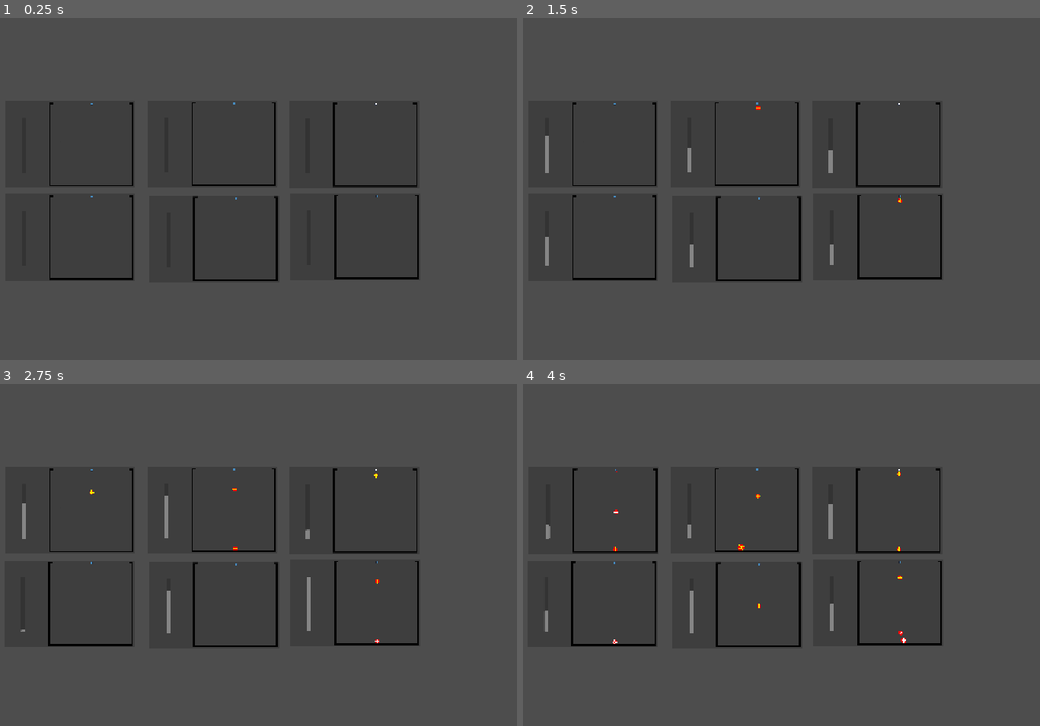
Above: before the commit, frames 1-4 (two rows, left to right).
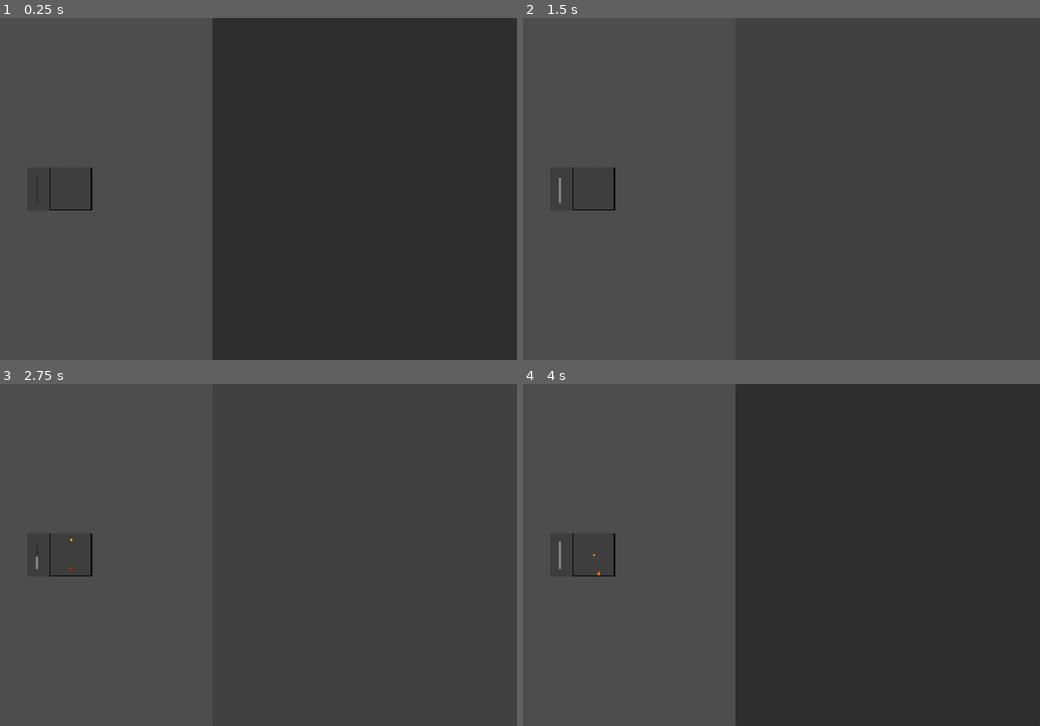
Above: after the commit, the same moments.

Repository: Alpagateau/GCC_GrowingBall
Game: Godot game, scene res://main.tscn
Two runs of this game, one before a commit and one after it. Both use one fixed random seed, a clock stepped at 60 frames per second and the inputs below. The engine's default icon, where the game draws it, is replaced by a stand-in: a white triangle on a blue panel in a dark square.
Inputs (mouse positions are in pixels of both pictures, inside the frame that each line leads up to):
- Up to frame 1 (0.25 s): no input
- Up to frame 2 (1.5 s): click (890, 189) at 0.52 s; click (890, 189) at 1.27 s
- Up to frame 3 (2.75 s): click (367, 555) at 2.02 s
- Up to frame 4 (4 s): move the mouse to (869, 537) at 2.77 s; click (869, 537) at 2.85 s; move the mouse to (616, 572) at 3.52 s; click (616, 572) at 3.6 s

The runs differ from the first frame. In frame 1, 41% of the frame differs, in the area x 4-100%, y 0-100%; in frame 2, 2.1%; in frame 3, 2.2%; in frame 4, 42%.

Commit message:
godot c'est ma bitch

Diff:
--- /dev/null
+++ b/Scenes/formatted.tscn
@@ -0,0 +1,35 @@
+[gd_scene format=3 uid="uid://dtwbo0vudpnfq"]
+
+[ext_resource type="Script" uid="uid://qhu4p8g3hujj" path="res://Scripts/formatter.gd" id="1_m4fqn"]
+[ext_resource type="PackedScene" uid="uid://dd3b7obikakn4" path="res://Scenes/apparatus.tscn" id="2_kmerg"]
+
+[node name="Formatter" type="Container" unique_id=2104910193]
+anchors_preset = 15
+anchor_right = 1.0
+anchor_bottom = 1.0
+grow_horizontal = 2
+grow_vertical = 2
+script = ExtResource("1_m4fqn")
+lines = 1
+metadata/_custom_type_script = "uid://qhu4p8g3hujj"
+
+[node name="SubViewportContainer" type="SubViewportContainer" parent="." unique_id=1146430415]
+layout_mode = 2
+stretch = true
+
+[node name="SubViewport" type="SubViewport" parent="SubViewportContainer" unique_id=2016852082]
+disable_3d = true
+own_world_3d = true
+transparent_bg = true
+size = Vector2i(576, 648)
+render_target_update_mode = 4
+
+[node name="Node2D" type="Node2D" parent="SubViewportContainer/SubViewport" unique_id=906978281]
+
+[node name="Camera2D" type="Camera2D" parent="SubViewportContainer/SubViewport/Node2D" unique_id=538978763]
+zoom = Vector2(0.1, 0.1)
+
+[node name="Apparatus" parent="SubViewportContainer/SubViewport/Node2D" unique_id=2112918524 instance=ExtResource("2_kmerg")]
+
+[node name="Button2" type="Button" parent="." unique_id=1516345229]
+layout_mode = 2
--- /dev/null
+++ b/Scenes/formatter.tscn
@@ -0,0 +1,12 @@
+[gd_scene format=3 uid="uid://dyr75dbfx8do"]
+
+[ext_resource type="Script" uid="uid://qhu4p8g3hujj" path="res://Scripts/formatter.gd" id="1_gwfc3"]
+
+[node name="Formatter" type="Container" unique_id=877622857]
+anchors_preset = 15
+anchor_right = 1.0
+anchor_bottom = 1.0
+grow_horizontal = 2
+grow_vertical = 2
+script = ExtResource("1_gwfc3")
+metadata/_custom_type_script = "uid://qhu4p8g3hujj"
--- a/Scenes/test_apparatus.gd
+++ b/Scenes/test_apparatus.gd
@@ -5,7 +5,7 @@
 var total_money : float = 0
 
 func _ready() -> void:
-	original_pos = position
+
 	$ChargingBar.is_full.connect(shake)
 	$ChargingBar.is_full.connect(spawn_ball)
 
@@ -22,6 +22,7 @@
 	add_child(new_ball)
 
 func shake():
+	original_pos = position
 	var tween = create_tween()
 	for i in 12:
 		var offset := Vector2(
--- /dev/null
+++ b/Scripts/formatter.gd
@@ -0,0 +1,35 @@
+@tool
+extends Container
+class_name Formatter
+
+@export var lines : int = 2
+
+func _notification(what):
+	if what == NOTIFICATION_SORT_CHILDREN:
+		# Must re-sort the children
+		_sort_children()
+
+func _sort_children():
+	print("Sorting children")
+	var children : Array[Node] = get_children()
+	var children_per_lines : Array[int] = []
+	var base_cpl : int = int(floor( float(len(children)) / float(lines) ))
+	var l : int = len(children)
+	for i in range(lines - 1):
+		children_per_lines += [base_cpl]
+		l -= base_cpl
+	children_per_lines += [l]
+	print(children_per_lines)
+
+	#finally put them in
+	var rect := Rect2(Vector2.ZERO, size)
+	var rects : Array[Rect2] = []
+	for line in range(lines):
+		var new_rect := Rect2()
+		new_rect.size = Vector2(rect.size.x / children_per_lines[line], rect.size.y / lines)
+		for x in range(children_per_lines[line]):
+			var r := Rect2(new_rect)
+			r.position = new_rect.position + Vector2.RIGHT * new_rect.size.x * x + Vector2.DOWN * new_rect.size.y * line
+			rects += [r]
+	for i in range(len(children)):
+		fit_child_in_rect(children[i], rects[i])
--- a/main.tscn
+++ b/main.tscn
@@ -1,26 +1,34 @@
 [gd_scene format=3 uid="uid://ckyhsbkrcgy2t"]
 
+[ext_resource type="PackedScene" uid="uid://dtwbo0vudpnfq" path="res://Scenes/formatted.tscn" id="1_0xm2m"]
 [ext_resource type="PackedScene" uid="uid://dd3b7obikakn4" path="res://Scenes/apparatus.tscn" id="1_ig7tw"]
 
-[node name="Main" type="Node2D" unique_id=1744649959]
+[node name="Main" type="Node2D" unique_id=174194511]
+
+[node name="Apparatus2" parent="." unique_id=535516812 instance=ExtResource("1_ig7tw")]
+visible = false
+position = Vector2(576, 324)
 
 [node name="Apparatus" parent="." unique_id=2112918524 instance=ExtResource("1_ig7tw")]
-position = Vector2(-1345.9999, -419.99997)
-
-[node name="Apparatus2" parent="." unique_id=535516812 instance=ExtResource("1_ig7tw")]
-position = Vector2(0.00012207031, -424.99997)
+visible = false
+position = Vector2(576, 324)
 
 [node name="Apparatus3" parent="." unique_id=504525527 instance=ExtResource("1_ig7tw")]
-position = Vector2(1339.0001, -418.99997)
+visible = false
+position = Vector2(576, 324)
 
 [node name="Apparatus4" parent="." unique_id=1473441458 instance=ExtResource("1_ig7tw")]
-position = Vector2(-1345.9999, 461.00003)
+visible = false
+position = Vector2(576, 324)
 
 [node name="Apparatus5" parent="." unique_id=154377546 instance=ExtResource("1_ig7tw")]
-position = Vector2(18.000122, 474.00003)
+visible = false
+position = Vector2(576, 324)
 
 [node name="Apparatus6" parent="." unique_id=244864323 instance=ExtResource("1_ig7tw")]
-position = Vector2(1351.0001, 455.00003)
+visible = false
+position = Vector2(576, 324)
 
-[node name="Camera2D" type="Camera2D" parent="." unique_id=173550193]
-zoom = Vector2(0.2, 0.2)
+[node name="CanvasLayer" type="CanvasLayer" parent="." unique_id=106027916]
+
+[node name="Formatter" parent="CanvasLayer" unique_id=2104910193 instance=ExtResource("1_0xm2m")]
Not shown, added: Scripts/formatter.gd.uid
